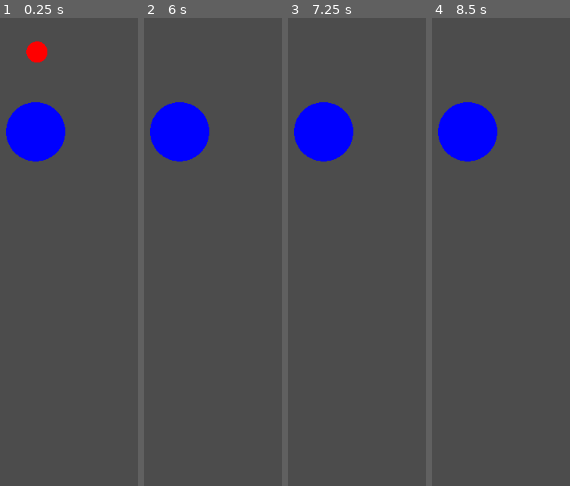
Above: before the commit, frames 1-4 (left to right).
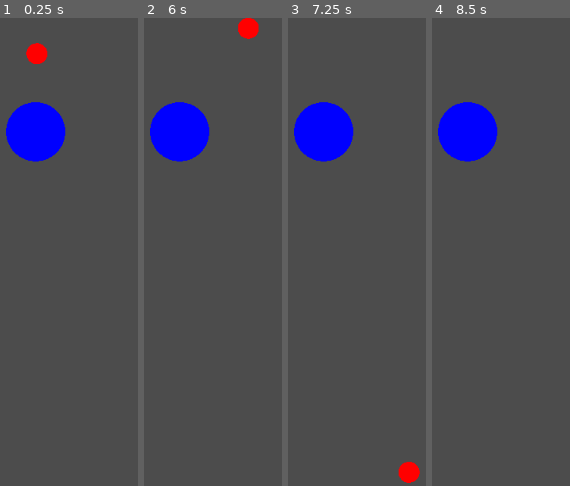
Above: after the commit, the same moments.

Repository: RoloDMonkey/moonshot
Game: Godot game, scene res://Tests/One Bumper.tscn
Two runs of this game, one before a commit and one after it. Both use one fixed random seed, a clock stepped at 60 frames per second and the inputs below. This scene is started directly instead of the project's main scene.
Inputs:
- Up to frame 1 (0.25 s): no input
- Up to frame 2 (6 s): tap Enter at 2, 3.5, 5 s; tap Space at 2.75, 4.25, 5.75 s
- Up to frame 3 (7.25 s): no input
- Up to frame 4 (8.5 s): no input

The runs differ from the first frame. In frame 1, 0.2% of the frame differs, in the area x 18-35%, y 4-10%; in frame 2, 0.6%; in frame 3, 0.6%, in the area x 79-96%, y 94-100%; in frame 4, nothing differs.

Commit message:
- finally have bumpers working

Diff:
--- a/Mechanical/Ball.gd
+++ b/Mechanical/Ball.gd
@@ -1,10 +1,13 @@
-extends RigidBody2D
+extends KinematicBody2D
 
 
 # Declare member variables here. Examples:
 # var a = 2
 # var b = "text"
 
+export (int) var gravity = 150
+
+var velocity = Vector2()
 
 # Called when the node enters the scene tree for the first time.
 func _ready():
@@ -18,7 +21,12 @@
 func _draw():
 	draw_circle(Vector2(0,0), 13.5, Color(ColorN("red", 1)))
 
+func _physics_process(delta):
+	velocity.y += gravity * delta
 
-func _on_Ball_body_entered(body):
-	if (body.has_method("hit")):
-		body.hit(self)
+	var collision = move_and_collide(velocity * delta)
+	if collision:
+		var speed = 1;
+		if collision.collider.has_method("get_push_multiplier"):
+			speed = collision.collider.get_push_multiplier()
+		velocity = collision.normal * speed;
--- a/Mechanical/Ball.tscn
+++ b/Mechanical/Ball.tscn
@@ -1,20 +1,12 @@
-[gd_scene load_steps=4 format=2]
+[gd_scene load_steps=3 format=2]
 
 [ext_resource path="res://Mechanical/Ball.gd" type="Script" id=1]
-
-[sub_resource type="PhysicsMaterial" id=1]
-friction = 0.05
-bounce = 0.5
 
 [sub_resource type="CircleShape2D" id=2]
 radius = 13.5
 
-[node name="Ball" type="RigidBody2D"]
-physics_material_override = SubResource( 1 )
-contacts_reported = 4
-contact_monitor = true
+[node name="Ball" type="KinematicBody2D"]
 script = ExtResource( 1 )
 
 [node name="CollisionShape2D" type="CollisionShape2D" parent="."]
 shape = SubResource( 2 )
-[connection signal="body_entered" from="." to="." method="_on_Ball_body_entered"]
--- a/Mechanical/Bumper.gd
+++ b/Mechanical/Bumper.gd
@@ -5,7 +5,7 @@
 # var a = 2
 # var b = "text"
 
-export var push_speed = 100
+export var push_speed = 400
 
 # Called when the node enters the scene tree for the first time.
 func _ready():
@@ -19,5 +19,5 @@
 func _draw():
 	draw_circle(Vector2(0,0), 38, Color(ColorN("blue", 1)))
 
-func hit(body):
-	body.apply_impulse(Vector2(), body.linear_velocity.bounce(body.linear_velocity.normalized()) * push_speed)
+func get_push_multiplier():
+	return push_speed
--- /dev/null
+++ b/Tests/Three Bumpers.tscn
@@ -0,0 +1,18 @@
+[gd_scene load_steps=3 format=2]
+
+[ext_resource path="res://Mechanical/Ball.tscn" type="PackedScene" id=1]
+[ext_resource path="res://Mechanical/Bumper.tscn" type="PackedScene" id=2]
+
+[node name="Node" type="Node"]
+
+[node name="BumperA" parent="." instance=ExtResource( 2 )]
+position = Vector2( 495, 275 )
+
+[node name="BumperB" parent="." instance=ExtResource( 2 )]
+position = Vector2( 436, 207 )
+
+[node name="Bumper" parent="." instance=ExtResource( 2 )]
+position = Vector2( 529, 202 )
+
+[node name="Ball" parent="." instance=ExtResource( 1 )]
+position = Vector2( 483, 167 )
--- a/project.godot
+++ b/project.godot
@@ -19,6 +19,10 @@
 run/main_scene="res://Root.tscn"
 config/icon="res://icon.png"
 
+[physics]
+
+2d/default_linear_damp=0.05
+
 [rendering]
 
 quality/driver/driver_name="GLES2"
